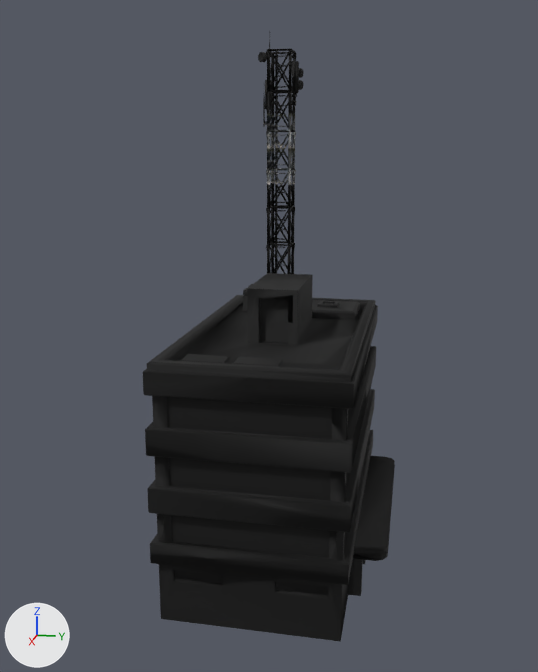
A saved change to the glTF model shotgun-rally/assets/environment_runtime/city/bld22_20a.glb.
The view is the same before and after, from a 50 mm lens placed at (88.6, 14.4, 50.6), pointed at (1.6, -3.0, 28.9). The axes (+X, +Y, +Z) are drawn at lower left. The lights are the same throughout. The first picture is the older version. Vertices at exactly the same position are counted once.

The first picture shows 'bld22_20a'.
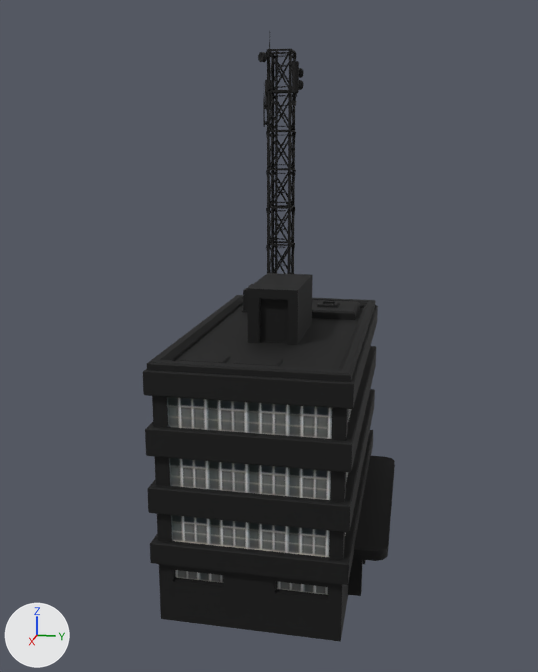
Boxes (x1, y1, x2, y2) around the edits, measured in the pictures (538 x 672 px):
part 1 of me_bld22_20a, added
    after: (146, 395, 353, 409)
part 2 of me_bld22_20a, surface changed
    both: (146, 48, 371, 597)

The change in detail:
me_bld22_20a has 31931 vertices, 59727 faces and spans x -19.5..19.5, y -12.6..12.6, z 0.0..66.1.
me_bld22_20a is used by ob_bld22_20a; location (0.0, 0.0, 0.0).
me_bld22_20a part 1: 1 vertex added at x 19.3, y 0.6, z 26.4.
me_bld22_20a part 2: 58189 kept faces spanning x -19.5..19.5, y -12.6..12.6, z 0.0..66.1 get new texture (UV) coordinates.
